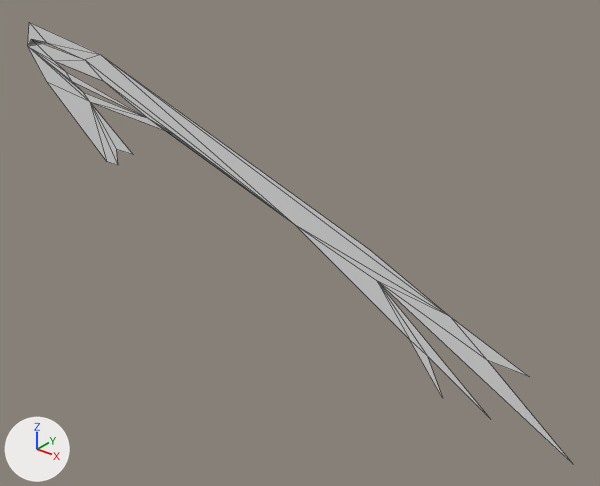
The OBJ model teardown/wwf-no-mercy/models/unlabeled/model_0B03.obj as it was, and as the next commit left it.
Rendered twice from a 50 mm lens placed at (123.8, -142.1, 83.5), pointed at (26.6, -20.6, 8.2). The axes (+X, +Y, +Z) are drawn at lower left. The lights are the same throughout. The first picture is the older version. Mesh edges are drawn as thin lines. Where no turn or scale is listed for an object, it has been applied to the vertices.

In view in the first picture: 'model_0B03'.
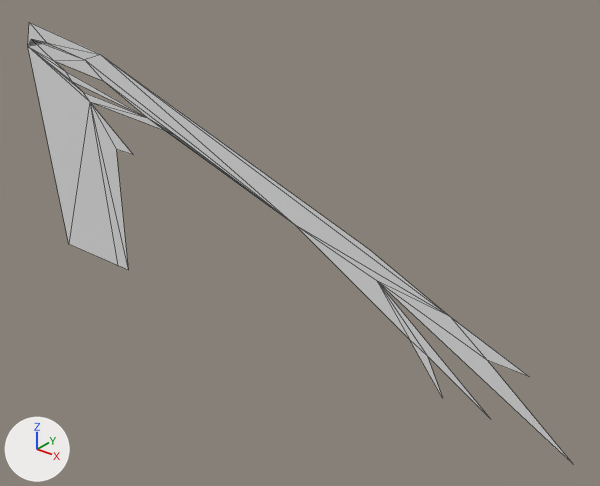
The newer file is also turned or shifted as a whole; pictures and numbers use the older file's frame.

Location of each change, (x1, y1, x2, y2) in pixels of the pictures (600 x 486 px; the box of a moved part takes in the faces that stretch with it):
part 1 of me_model_0b03, moved or reshaped: before (28, 47, 118, 165); after (28, 47, 128, 270)

What changed in the scene script:
```text
Change me_model_0b03:
    where me_model_0b03.from_pydata(...)  # 30 vertices, 33 faces; spans x -56.0..90.0, y -24.0, z -14.0..44.0
    used by ob_model_0b03
    me_model_0b03 part 1
    me_model_0b03.vertices[3].co: (-26.0, -24.0, 14.0) -> (-26.0, -24.0, -14.0)  # pixel (117, 165) -> pixel (128, 270)
    me_model_0b03.vertices[4].co: (-30.0, -24.0, 14.0) -> (-30.0, -24.0, -14.0)  # pixel (106, 161) -> pixel (117, 265)
    me_model_0b03.vertices[5].co: (-50.0, -24.0, 30.0) -> (-50.0, -24.0, -14.0)  # pixel (47, 82) -> pixel (68, 244)
```
